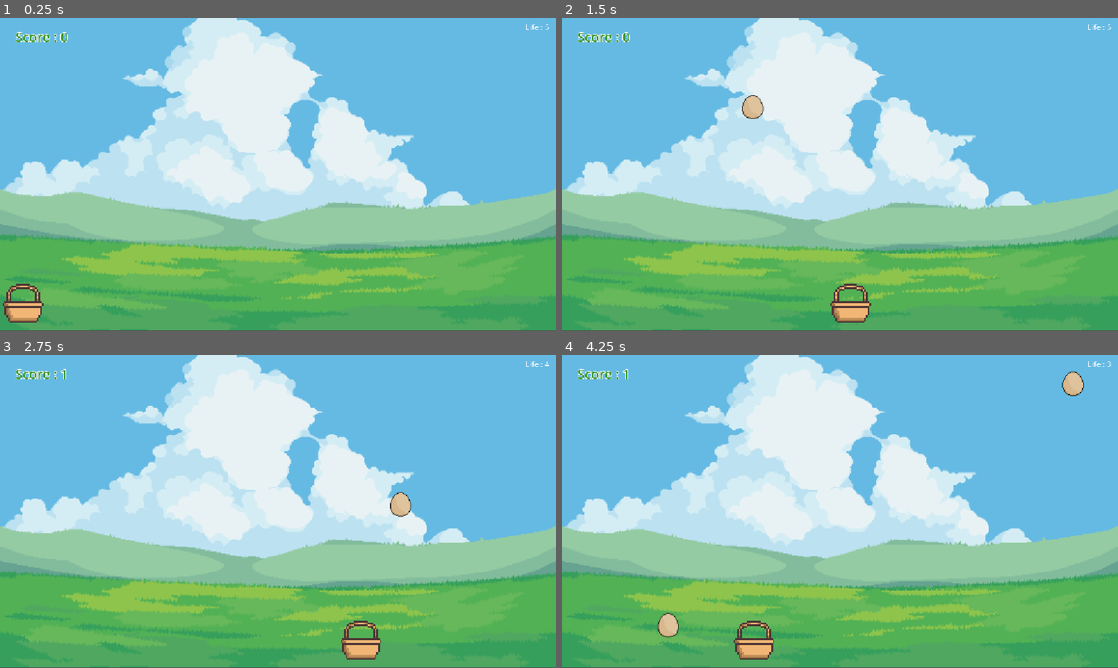
Above: before the commit, frames 1-4 (two rows, left to right).
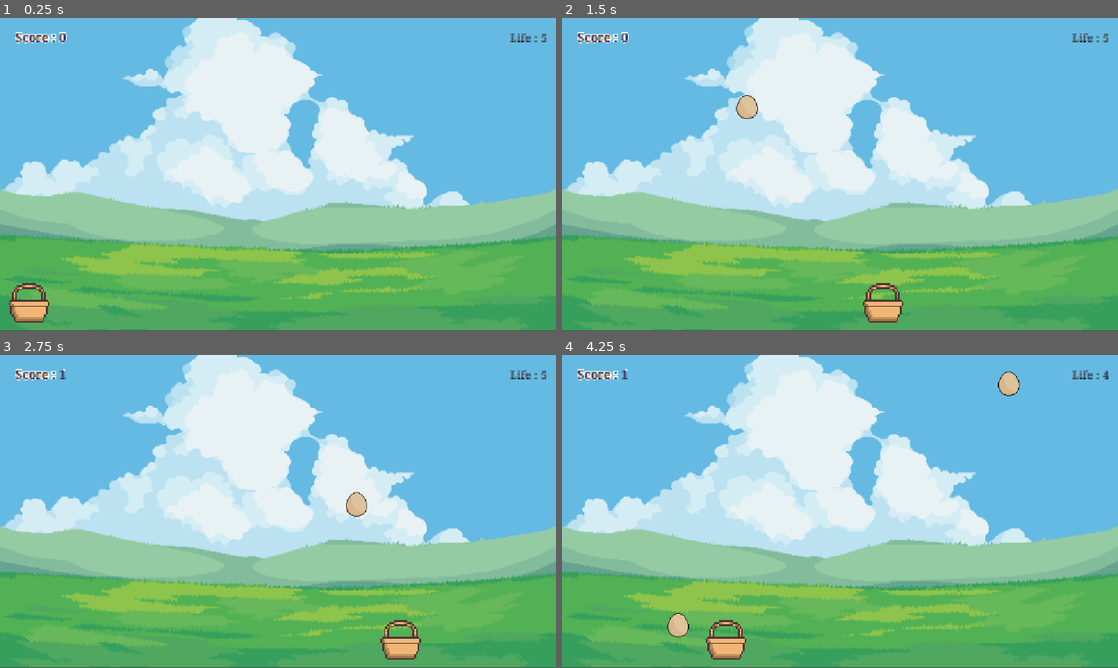
Above: after the commit, the same moments.

Repository: fattsyarifullah-hub/Catch-eggs
Game: Godot game, scene res://Scenes/main.tscn
Two runs of this game, one before a commit and one after it. Both use one fixed random seed, a clock stepped at 60 frames per second and the inputs below. Before the commit the project has no main scene; this scene is started directly in both runs.
Inputs:
- Up to frame 1 (0.25 s): no input
- Up to frame 2 (1.5 s): tap Enter at 0.5 s; hold Right (Move_right) 0.53-1.28 s; hold Left (move_left) from 1.28 s (still down)
- Up to frame 3 (2.75 s): release Left (move_left) at 2.03 s; hold Right (Move_right) from 2.03 s (still down)
- Up to frame 4 (4.25 s): release Right (Move_right) at 3.53 s; hold Left (move_left) from 3.53 s (still down)

The runs differ from the first frame. In frame 1, 0.9% of the frame differs, in the area x 0-99%, y 2-98%; in frame 2, 1.7%; in frame 3, 2.0%; in frame 4, 2.2%, in the area x 2-99%, y 2-98%.

Commit message:
fitur menu, quit, add backsound

Diff:
--- a/Scenes/egg.tscn
+++ b/Scenes/egg.tscn
@@ -1,7 +1,7 @@
 [gd_scene format=3 uid="uid://dc5mh6i5nkrqo"]
 
 [ext_resource type="Script" uid="uid://dj22g8pexfyg3" path="res://Scripts/egg.gd" id="1_1iuog"]
-[ext_resource type="Texture2D" uid="uid://d2p5h6smbx6aa" path="res://assets/egg.png" id="1_jdgtd"]
+[ext_resource type="Texture2D" uid="uid://d2p5h6smbx6aa" path="res://assets/images/egg.png" id="1_jdgtd"]
 
 [sub_resource type="CircleShape2D" id="CircleShape2D_wp5od"]
 radius = 26.172504
--- a/Scenes/main.tscn
+++ b/Scenes/main.tscn
@@ -1,24 +1,33 @@
 [gd_scene format=3 uid="uid://8gqv05wki4mj"]
 
-[ext_resource type="Texture2D" uid="uid://ne8qc21mpfkv" path="res://assets/origbig.png" id="1_8gbba"]
+[ext_resource type="Texture2D" uid="uid://ne8qc21mpfkv" path="res://assets/images/origbig.png" id="1_8gbba"]
 [ext_resource type="Script" uid="uid://4ywspis4imw5" path="res://Scripts/main.gd" id="1_kry3j"]
 [ext_resource type="PackedScene" uid="uid://chrdwion4hpsq" path="res://Scenes/player.tscn" id="2_8gbba"]
 [ext_resource type="PackedScene" uid="uid://dc5mh6i5nkrqo" path="res://Scenes/egg.tscn" id="3_jjvhh"]
 [ext_resource type="Script" uid="uid://g7j2xocv2mfh" path="res://Scripts/egg_spawn_time.gd" id="3_kry3j"]
 [ext_resource type="Script" uid="uid://becyl556a73vn" path="res://Scripts/ground.gd" id="4_21xkr"]
+[ext_resource type="FontFile" uid="uid://bw8b0gjw8vkmm" path="res://assets/fonts/CoralPixels-Regular.ttf" id="4_344ge"]
+[ext_resource type="FontFile" uid="uid://cif4bc46esbxc" path="res://assets/fonts/Jacquard24-Regular.ttf" id="7_6bp64"]
+[ext_resource type="AudioStream" uid="uid://d0pw3edngiid4" path="res://assets/Sounds/Jeremy Blake - Powerup! ♫ NO COPYRIGHT 8-bit Music.mp3" id="9_ynf5e"]
 
 [sub_resource type="LabelSettings" id="LabelSettings_344ge"]
 line_spacing = 5.0
+font = ExtResource("4_344ge")
 font_size = 27
 font_color = Color(0.22352941, 0.5921569, 0.16862746, 1)
 outline_size = 7
 shadow_color = Color(0.56078434, 0, 0.6392157, 0)
 
 [sub_resource type="LabelSettings" id="LabelSettings_sw2cc"]
+font = ExtResource("4_344ge")
+font_size = 24
+font_color = Color(0.22352941, 0.5921569, 0.16862746, 1)
 
 [sub_resource type="LabelSettings" id="LabelSettings_21xkr"]
+font = ExtResource("4_344ge")
 font_size = 60
-font_color = Color(0.006949032, 0.024825064, 0.018518481, 1)
+font_color = Color(0.007843138, 0.5254902, 0.019607844, 1)
+outline_size = 21
 
 [sub_resource type="RectangleShape2D" id="RectangleShape2D_k56px"]
 size = Vector2(1160, 10)
@@ -41,6 +50,14 @@
 func _on_spawn_timer_timeout() -> void:
 	pass
 "
+
+[sub_resource type="StyleBoxFlat" id="StyleBoxFlat_cayip"]
+corner_radius_top_left = 45
+corner_radius_top_right = 45
+corner_radius_bottom_right = 45
+corner_radius_bottom_left = 45
+shadow_color = Color(0, 0, 7.2311645, 0.9411765)
+shadow_size = 18
 
 [node name="Main" type="Node2D" unique_id=227156940]
 script = ExtResource("1_kry3j")
@@ -72,15 +89,14 @@
 [node name="HeartLabel" type="Label" parent="UI" unique_id=1922764623]
 texture_filter = 1
 layout_mode = 0
-offset_left = 1081.0
-offset_top = 7.0
-offset_right = 1147.5217
-offset_bottom = 37.0
+offset_left = 1057.0
+offset_top = 24.0
+offset_right = 1123.5217
+offset_bottom = 54.0
 label_settings = SubResource("LabelSettings_sw2cc")
 horizontal_alignment = 1
 
 [node name="GameOverLabel" type="Label" parent="UI" unique_id=1509327481]
-visible = false
 layout_mode = 0
 offset_left = 357.0
 offset_top = 230.0
@@ -110,12 +126,18 @@
 
 [node name="RestartButton" type="Button" parent="." unique_id=1495734807]
 process_mode = 2
-visible = false
 offset_left = 417.0
 offset_top = 355.0
 offset_right = 703.0
 offset_bottom = 439.0
+theme_override_fonts/font = ExtResource("7_6bp64")
+theme_override_font_sizes/font_size = 35
+theme_override_styles/normal = SubResource("StyleBoxFlat_cayip")
 text = "Restart"
+
+[node name="BackSound" type="AudioStreamPlayer2D" parent="." unique_id=407765257]
+stream = ExtResource("9_ynf5e")
+autoplay = true
 
 [connection signal="area_entered" from="Ground" to="Ground" method="_on_area_entered"]
 [connection signal="timeout" from="EggSpawnTime/Timer" to="EggSpawnTime" method="_on_spawn_timer_timeout"]
--- /dev/null
+++ b/Scenes/menu.tscn
@@ -0,0 +1,49 @@
+[gd_scene format=3 uid="uid://ddjfdnv8lqkkx"]
+
+[ext_resource type="Script" uid="uid://vvqjdv5rg26t" path="res://Scripts/menu.gd" id="1_1rerr"]
+
+[node name="MainMenu" type="Control" unique_id=940749213]
+layout_mode = 3
+anchors_preset = 15
+anchor_right = 1.0
+anchor_bottom = 1.0
+grow_horizontal = 2
+grow_vertical = 2
+script = ExtResource("1_1rerr")
+
+[node name="ColorRect" type="ColorRect" parent="." unique_id=1402602827]
+layout_mode = 1
+anchors_preset = 15
+anchor_right = 1.0
+anchor_bottom = 1.0
+grow_horizontal = 2
+grow_vertical = 2
+color = Color(0.078431375, 1, 1, 1)
+
+[node name="TitleLabel" type="Label" parent="." unique_id=1203428772]
+layout_mode = 0
+offset_left = 542.0
+offset_top = 177.0
+offset_right = 625.0
+offset_bottom = 200.0
+text = "Catch Eggs"
+horizontal_alignment = 1
+
+[node name="StartButton" type="Button" parent="." unique_id=899572920]
+layout_mode = 0
+offset_left = 189.0
+offset_top = 139.0
+offset_right = 444.0
+offset_bottom = 316.0
+text = "Start"
+
+[node name="QuitButton" type="Button" parent="." unique_id=1689221044]
+layout_mode = 0
+offset_left = 671.0
+offset_top = 124.0
+offset_right = 974.0
+offset_bottom = 320.0
+text = "Quit"
+
+[connection signal="pressed" from="StartButton" to="." method="_on_start_button_pressed"]
+[connection signal="pressed" from="QuitButton" to="." method="_on_quit_button_pressed"]
--- a/Scenes/player.tscn
+++ b/Scenes/player.tscn
@@ -1,10 +1,10 @@
 [gd_scene format=3 uid="uid://chrdwion4hpsq"]
 
 [ext_resource type="Script" uid="uid://fhxis4xxr7ej" path="res://Scripts/player.gd" id="1_cvnsp"]
-[ext_resource type="Texture2D" uid="uid://dwcorvnkjbkgj" path="res://assets/basket.png" id="1_v0iea"]
+[ext_resource type="Texture2D" uid="uid://dwcorvnkjbkgj" path="res://assets/images/basket.png" id="1_v0iea"]
 
 [sub_resource type="RectangleShape2D" id="RectangleShape2D_wp5od"]
-size = Vector2(89, 58)
+size = Vector2(115, 54)
 
 [node name="Player" type="CharacterBody2D" unique_id=255415398 groups=["Player"]]
 texture_filter = 1
@@ -13,11 +13,11 @@
 script = ExtResource("1_cvnsp")
 
 [node name="CollisionShape2D" type="CollisionShape2D" parent="." unique_id=333746647]
-position = Vector2(47, 604)
+position = Vector2(59.5, 606)
 shape = SubResource("RectangleShape2D_wp5od")
 
 [node name="Sprite2D" type="Sprite2D" parent="." unique_id=64566657]
 texture_filter = 1
-position = Vector2(48, 709)
+position = Vector2(60, 708)
 scale = Vector2(3.52, 3.52)
 texture = ExtResource("1_v0iea")
--- a/Scripts/egg_spawn_time.gd
+++ b/Scripts/egg_spawn_time.gd
@@ -2,8 +2,8 @@
 
 @export var egg_scene : PackedScene
 
-@export var left_margin := 30.0
-@export var right_margin := 30.0
+@export var left_margin := 60.0
+@export var right_margin := 200.0
 
 @export var spawn_y := -5.0
 
--- /dev/null
+++ b/Scripts/menu.gd
@@ -0,0 +1,19 @@
+extends Control
+
+
+# Called when the node enters the scene tree for the first time.
+func _ready() -> void:
+	pass # Replace with function body.
+
+
+# Called every frame. 'delta' is the elapsed time since the previous frame.
+func _process(delta: float) -> void:
+	pass
+
+
+func _on_start_button_pressed():
+	get_tree().change_scene_to_file("res://Scenes/main.tscn")
+
+
+func _on_quit_button_pressed():
+	get_tree().quit()
--- a/Scripts/player.gd
+++ b/Scripts/player.gd
@@ -1,7 +1,7 @@
 extends Node2D
 
 var can_move = true
-@export var speed := 1000.0
+@export var speed := 1100.0
 
 @export var left_limit := 0.0
 
--- a/project.godot
+++ b/project.godot
@@ -11,6 +11,7 @@
 [application]
 
 config/name="Catch-eggs"
+run/main_scene="uid://ddjfdnv8lqkkx"
 config/features=PackedStringArray("4.7", "Mobile")
 config/icon="res://icon.svg"
 
Not shown, added: Scripts/menu.gd.uid
Not shown, added: assets/Sounds/Jeremy Blake - Powerup! ♫ NO COPYRIGHT 8-bit Music.mp3.import
Not shown, removed: assets/basket.png.import
Not shown, removed: assets/egg.png.import
Binary file added: assets/fonts/CoralPixels-Regular.ttf
Not shown, added: assets/fonts/CoralPixels-Regular.ttf.import
Binary file added: assets/fonts/Jacquard24-Regular.ttf
Not shown, added: assets/fonts/Jacquard24-Regular.ttf.import
Renamed: assets/basket.png -> assets/images/basket.png
Not shown, added: assets/images/basket.png.import
Renamed: assets/egg.png -> assets/images/egg.png
Not shown, added: assets/images/egg.png.import
(and 4 more such lines)
